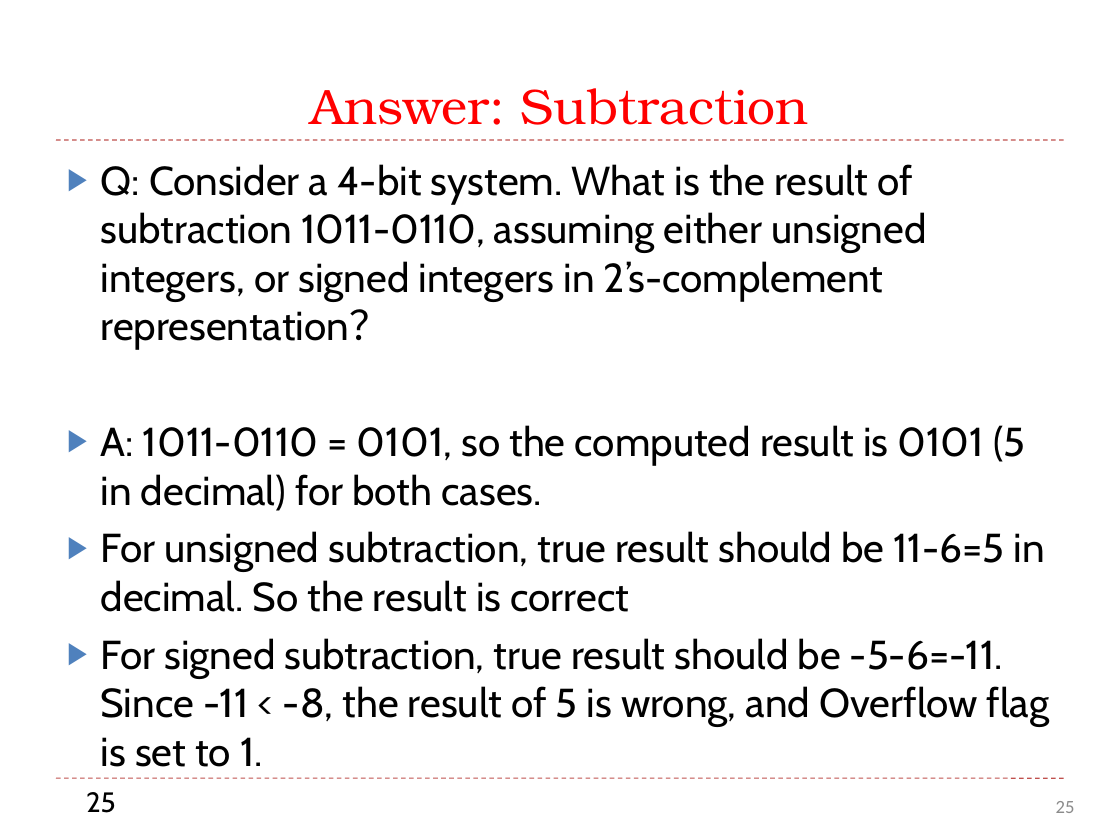
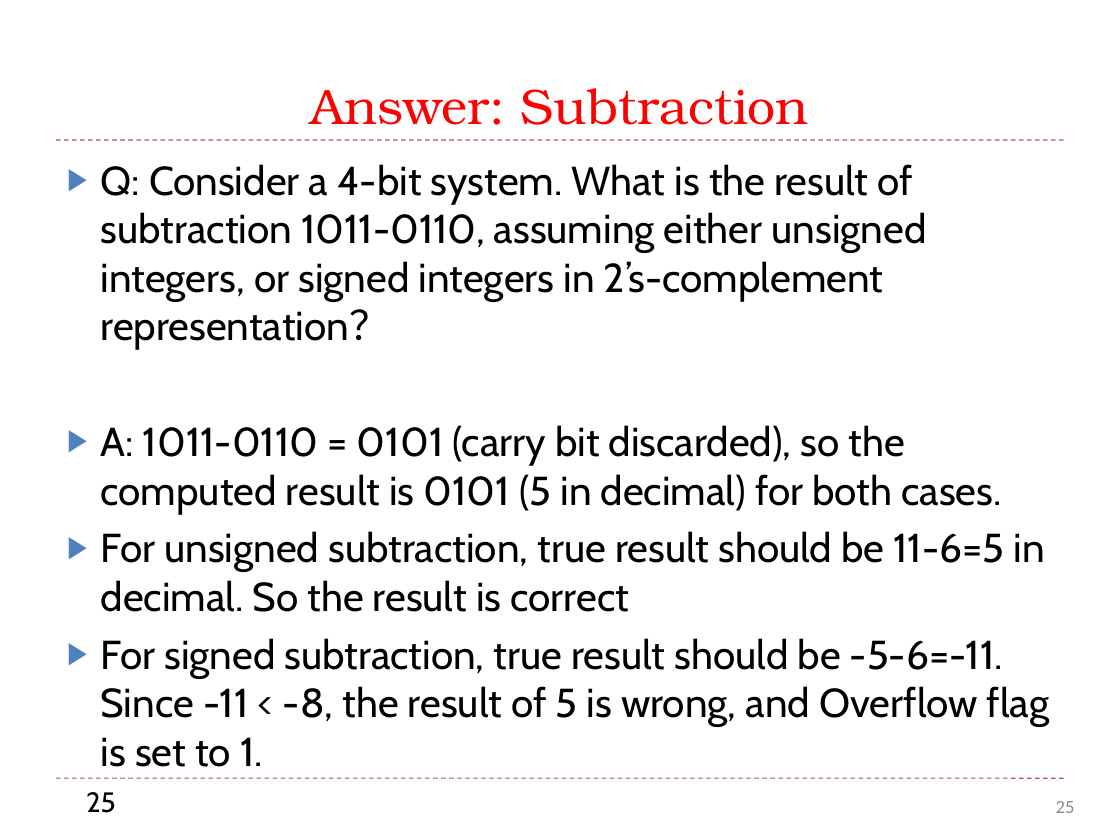
Before and after one commit to guhofstra/CSC111Fa25, a slide deck: slide 25 of PPTs/L1 Data Representation Exercises ANS.pptx. Drawn at 1120x840 pixels with LibreOffice and Linux fonts; fonts in the diff are those of the drawing. Boxes give left, top, right and bottom in pixels: in the first picture for what was removed or moved away, otherwise in the second. Text is boxed around its words. In the diff, an @@ line names an element or a change of style, - is before the commit and + after.

```diff
--- a/PPTs/L1 Data Representation Exercises ANS.pptx
+++ b/PPTs/L1 Data Representation Exercises ANS.pptx
@@ text at (101,425,1001,514): text changed @@
-▶ A: 1011-0110 = 0101, so the computed result is 0101 (5 in decimal) for both cases.
+▶ A: 1011-0110 = 0101 (carry bit discarded), so the computed result is 0101 (5 in decimal) for both cases.
```
Also in this commit, not shown: 7 other slides changed, 11 other files.
